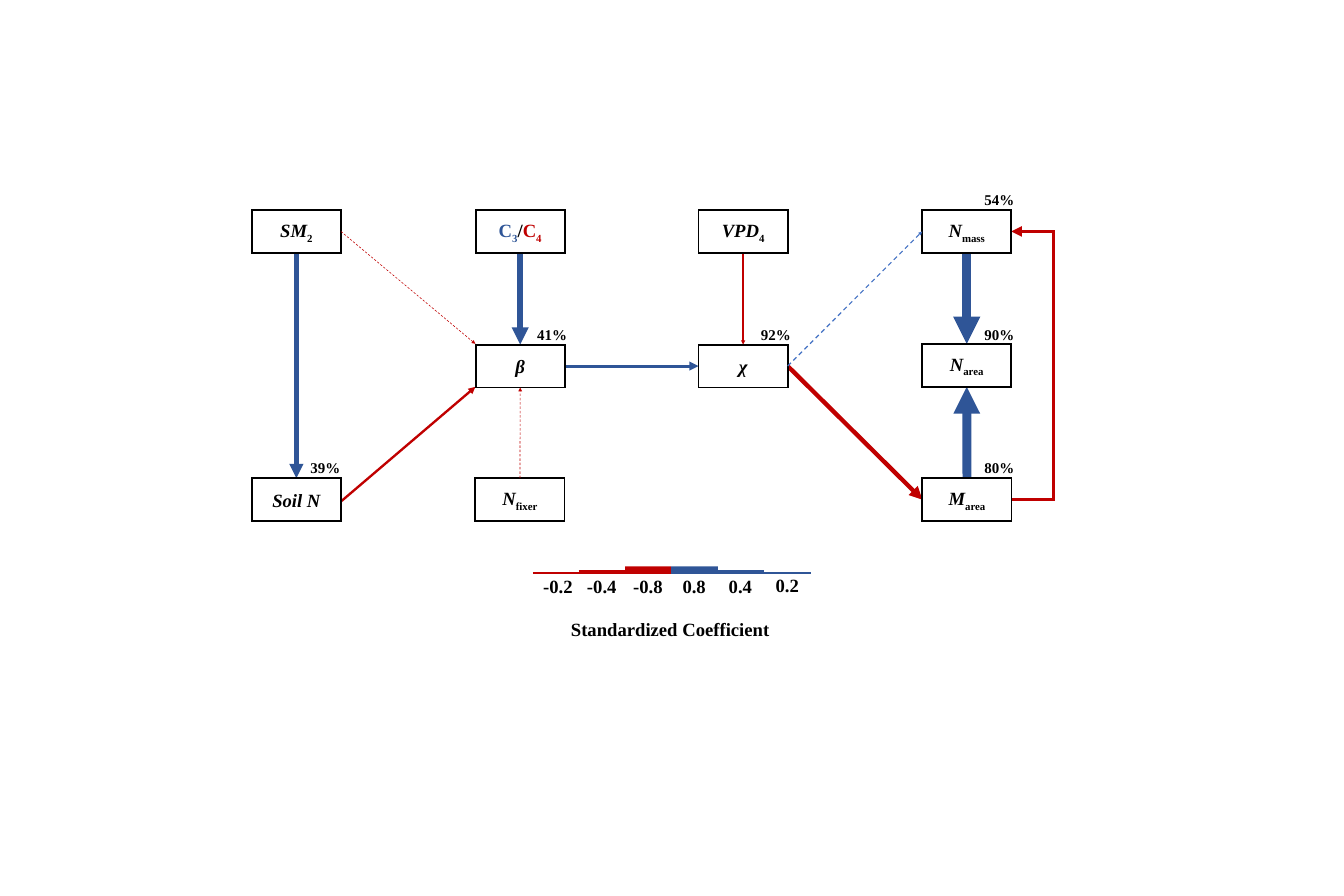
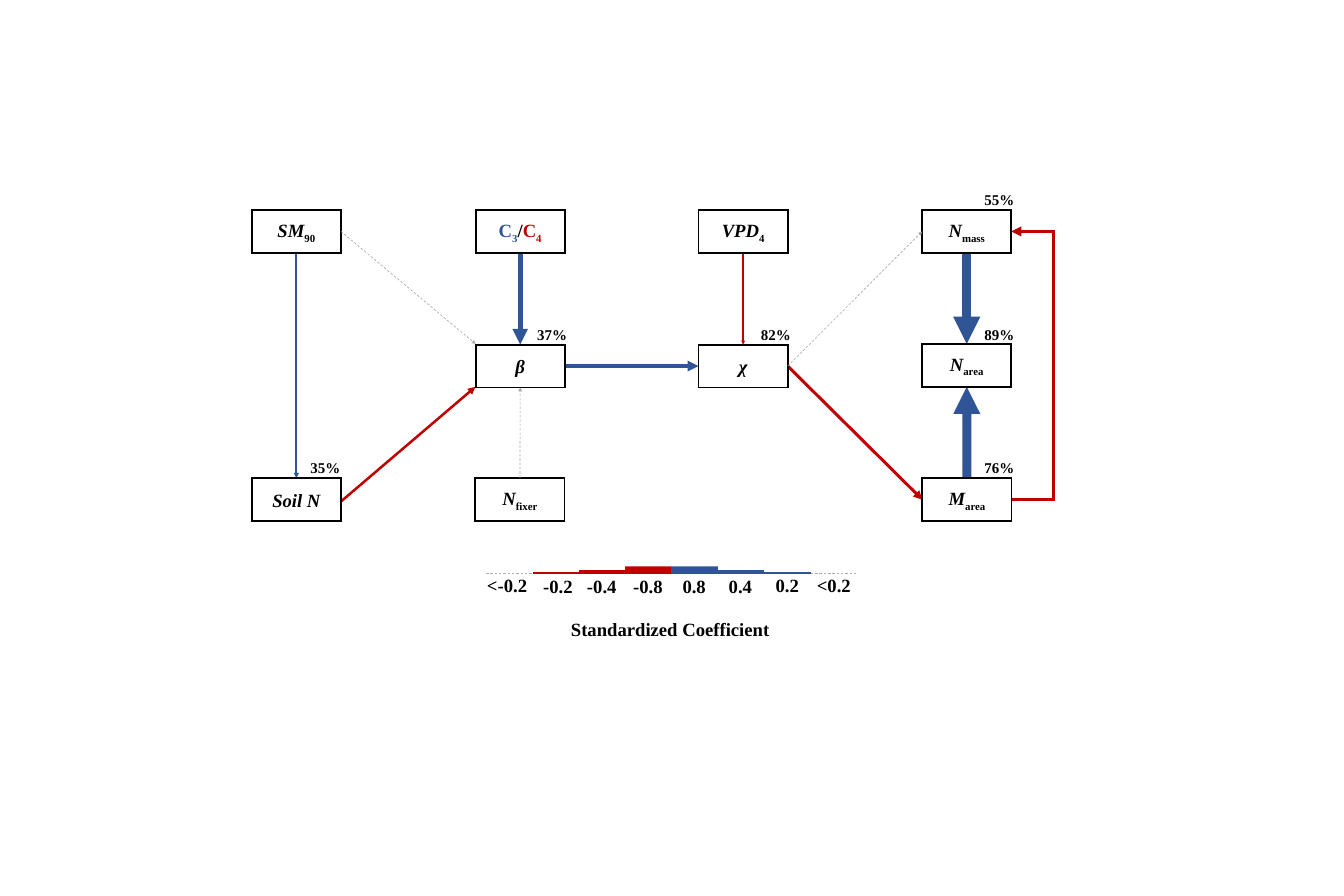
Before and after one commit to eaperkowski/TX_ecolab_leafNitrogen, a slide deck: slide 3 of working_drafts/figs/TXeco_SEM_ppt_fig.pptx. Drawn at 1344x896 pixels with LibreOffice and Linux fonts; fonts in the diff are those of the drawing. Boxes give left, top, right and bottom in pixels: in the first picture for what was removed or moved away, otherwise in the second. Text is boxed around its words. In the diff, an @@ line names an element or a change of style, - is before the commit and + after.

```diff
--- a/working_drafts/figs/TXeco_SEM_ppt_fig.pptx
+++ b/working_drafts/figs/TXeco_SEM_ppt_fig.pptx
@@ text at (984,195,1014,210): text changed @@
-54%
+55%
@@ text in rectangle at (252,210,341,253): text changed @@
-SM2
+SM90
@@ arrow (341, 232) - (476, 344): stroke #C00000 0.91 pt dashed to #A6A6A6 1 pt dashed @@
@@ arrow (788, 366) - (922, 232): stroke #4472C4 1.82 pt dashed to #A6A6A6 1 pt dashed @@
@@ arrow (297, 253) - (297, 478): stroke #2F5597 7.7 pt to #2F5597 2.88 pt @@
@@ text at (537,330,567,340): text changed @@
-41%
+37%
@@ text at (761,330,791,340): text changed @@
-92%
+82%
@@ text at (984,330,1014,344): text changed @@
-90%
+89%
@@ arrow (325, 515) - (475, 387): stroke #C00000 3.78 pt to #C00000 3.99 pt @@
@@ arrow (520, 478) - (520, 388): stroke #C00000 0.99 pt dashed to #A6A6A6 1 pt dashed @@
@@ arrow (565, 366) - (698, 366): stroke #2F5597 4.89 pt to #2F5597 5.8 pt @@
@@ arrow (788, 366) - (922, 500): stroke #C00000 6.97 pt to #C00000 4.8 pt @@
@@ text at (310,463,340,474): text changed @@
-39%
+35%
@@ text at (984,463,1014,474): text changed @@
-80%
+76%
@@ line added from (486, 574) to (533, 574), #AFABAB 1 pt dashed @@
@@ text added at (487,579,527,593), 30 pt, text #000000, bold @@
+<-0.2
@@ line added from (811, 574) to (857, 574), #AFABAB 1 pt dashed @@
@@ text added at (817,579,851,593), 30 pt, text #000000, bold @@
+<0.2
```
Also in this commit, not shown: 17 other files.
